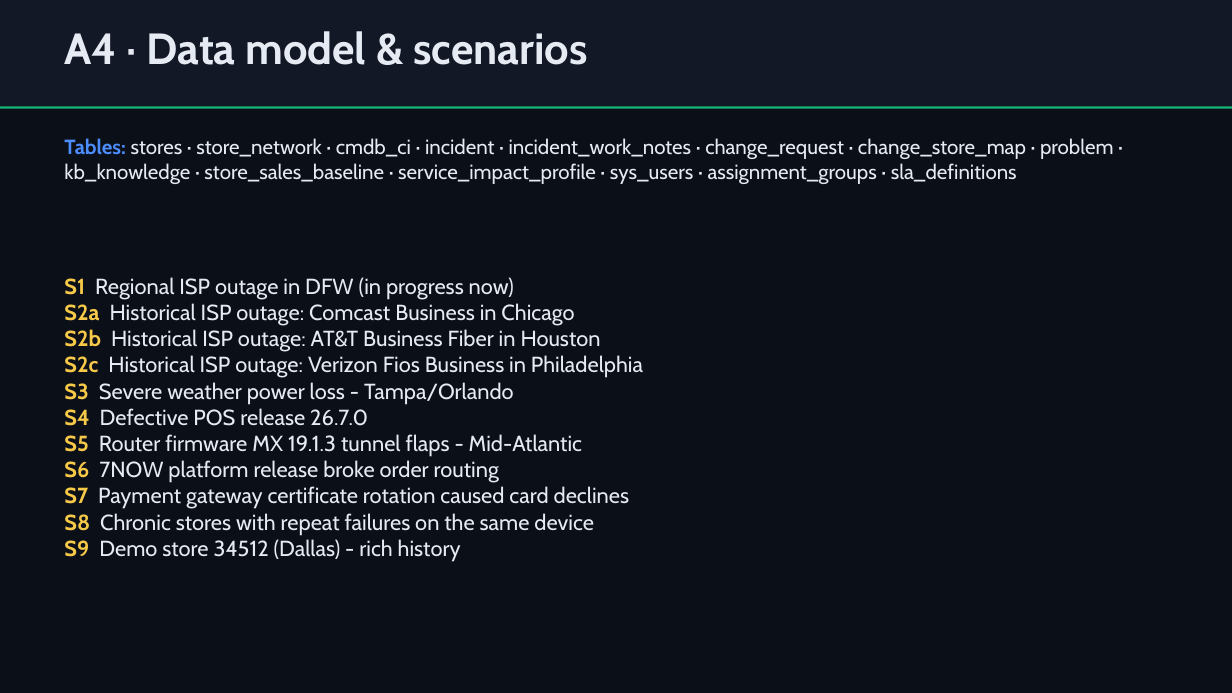
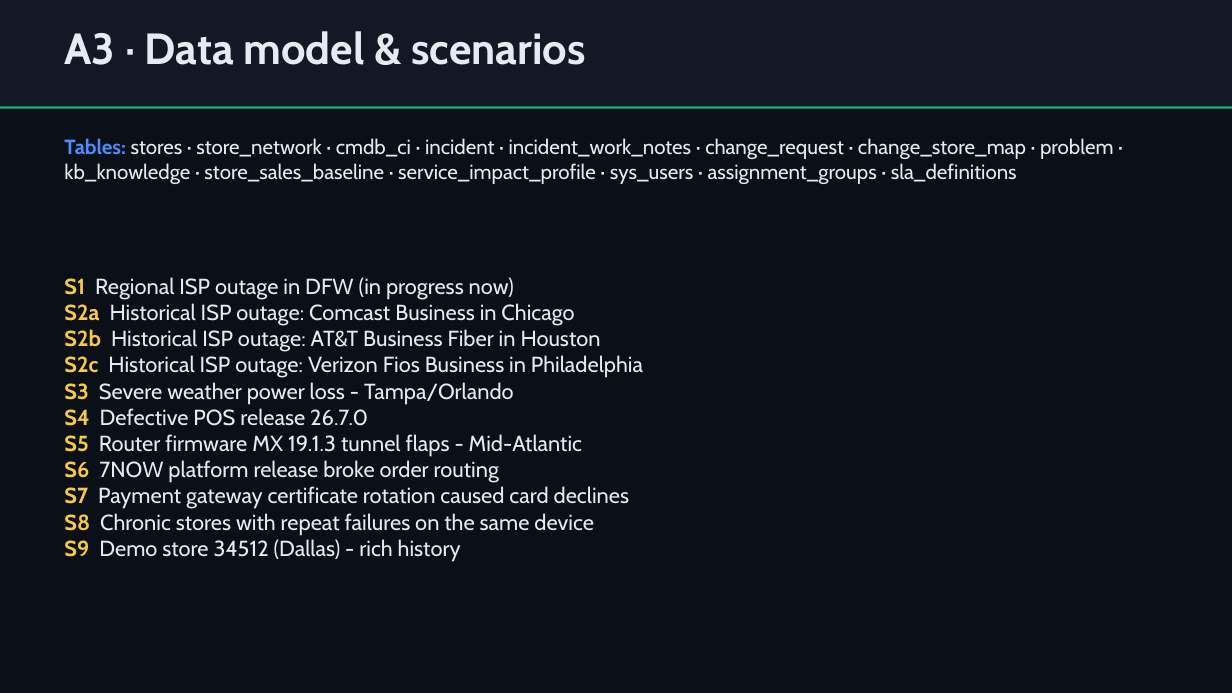
Before and after one commit to alibakh62/storelens, a slide deck: slide 13 of deck/out/StoreLens.pptx (slide 12 before the commit). Drawn at 1232x693 pixels with LibreOffice and Linux fonts; fonts in the diff are those of the drawing. Boxes give left, top, right and bottom in pixels: in the first picture for what was removed or moved away, otherwise in the second. Text is boxed around its words. In the diff, an @@ line names an element or a change of style, - is before the commit and + after.

```diff
--- a/deck/out/StoreLens.pptx
+++ b/deck/out/StoreLens.pptx
@@ text at (64, 31, 586, 65): text changed @@
-A4 · Data model & scenarios
+A3 · Data model & scenarios
```
Also in this commit, not shown: 3 other slides changed, 2 slides added, 1 slide removed, 2 other files.
